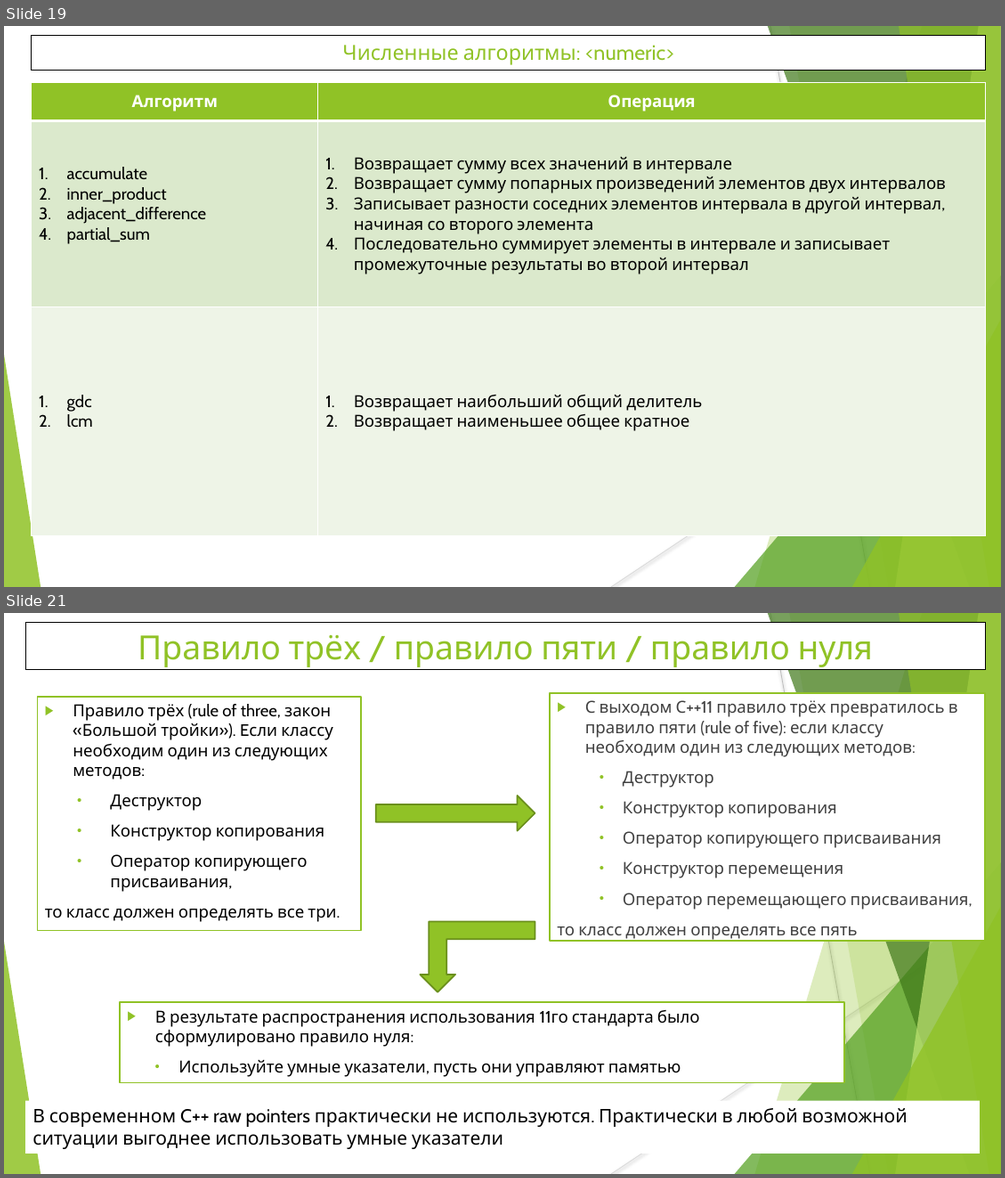
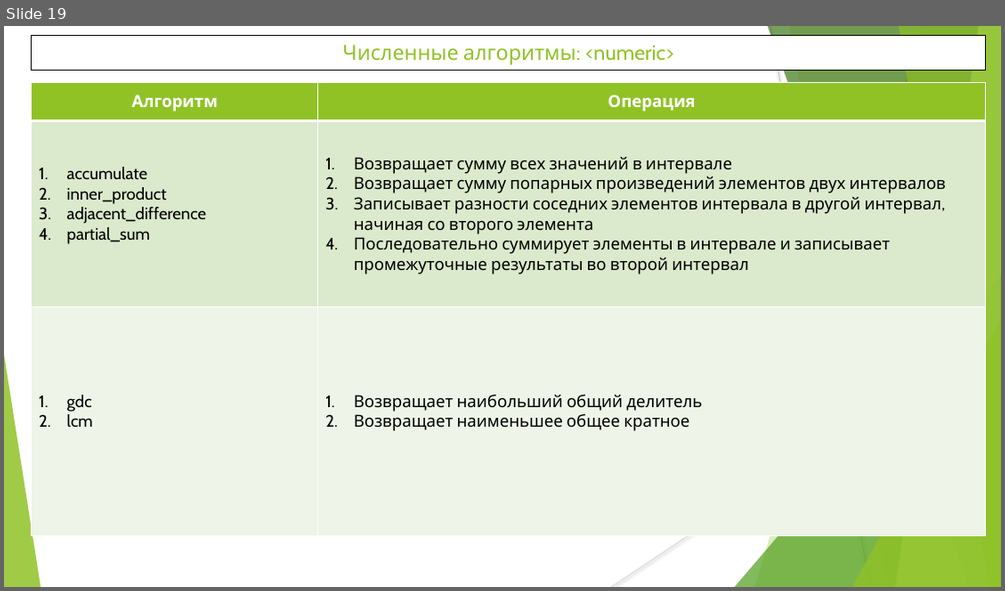
Before and after one commit to WhiteCatStudies/lectures, a slide deck: pt2/lectures/lecture6/lecture6.pptx. Shown one above the other, each under a label of ours: slides 19 and 21 before the commit, slide 19 after it; the slides between them are not shown. The pictures are 1005x1178 and 1005x591 pixels, drawn with LibreOffice and Linux fonts; fonts in the diff are those of the drawing. Boxes give left, top, right and bottom in pixels: in the first picture for what was removed or moved away, otherwise in the second. Text is boxed around its words. In the diff, an @@ line names an element or a change of style, - is before the commit and + after.

Commit message:
smart pointers moved to pt1/lecture7. Minor fixes

```diff
--- a/pt2/lectures/lecture6/lecture6.pptx
+++ b/pt2/lectures/lecture6/lecture6.pptx
@@ slide 21 removed at (x1=4, y1=613, x2=1001, y2=1174), background #FFFFFF; not listed: 10 template elements that a slide beside it also shows @@
@@ rectangle removed at (x1=25, y1=623, x2=986, y2=670) @@
-Правило трёх / правило пяти / правило нуля
@@ text removed at (x1=38, y1=697, x2=362, y2=931) @@
-▶ Правило трёх (rule of three, закон «Большой тройки»). Eсли классу необходим один из следующих методов:
-• Деструктор
-• Конструктор копирования
-• Оператор копирующего присваивания,
-то класс должен определять все три.
@@ rectangle removed at (x1=550, y1=693, x2=986, y2=941) @@
-▶ С выходом С++11 правило трёх превратилось в правило пяти (rule of five): если классу необходим один из следующих методов:
-• Деструктор
-• Конструктор копирования
-• Оператор копирующего присваивания
-• Конструктор перемещения
-• Оператор перемещающего присваивания,
-то класс должен определять все пять
@@ right arrow removed at (x1=376, y1=795, x2=535, y2=831) @@
@@ bent up arrow removed at (x1=420, y1=921, x2=535, y2=991) @@
@@ rectangle removed at (x1=120, y1=1003, x2=844, y2=1083) @@
-▶ В результате распространения использования 11го стандарта было сформулировано правило нуля:
-• Используйте умные указатели, пусть они управляют памятью
@@ text removed at (x1=32, y1=1108, x2=907, y2=1149) @@
-В современном C++ raw pointers практически не используются. Практически в любой возможной ситуации выгоднее использовать умные указатели
```
Also in this commit, not shown: 1 other slide removed, 30 other files.
